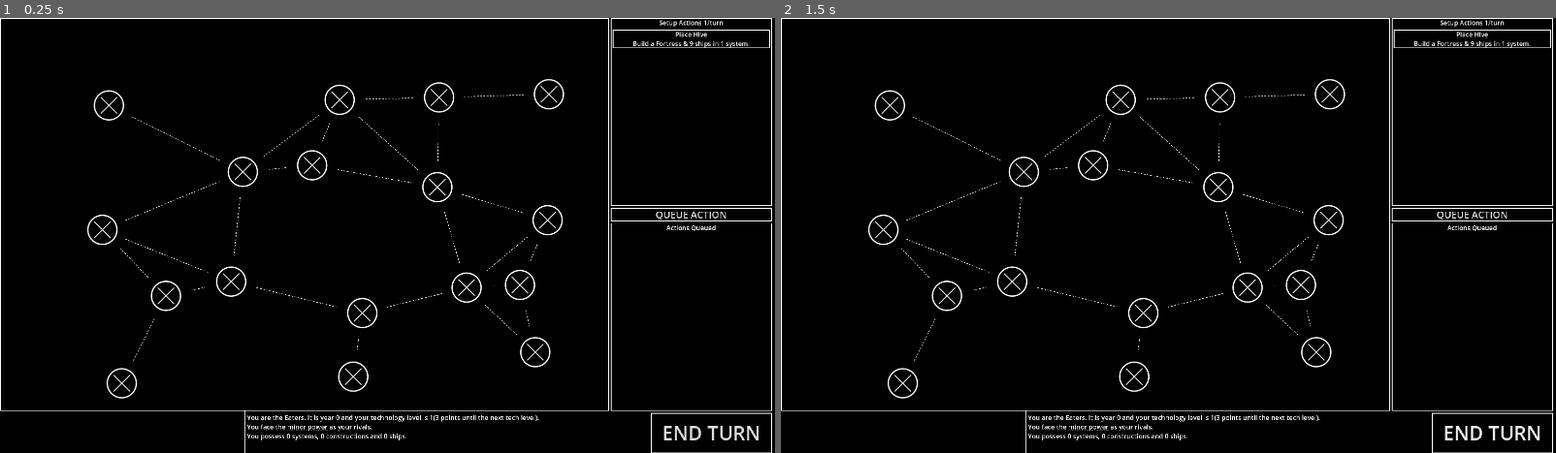
Above: before the commit, frames 1-2 (left to right).
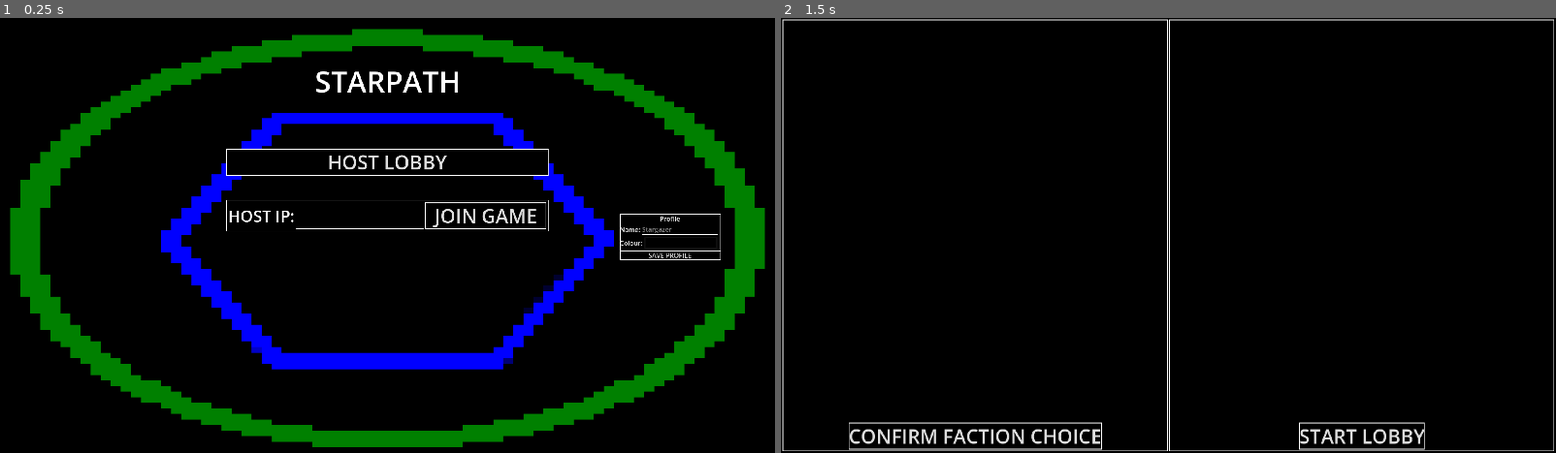
Above: after the commit, the same moments.

Repository: snhumphr/starpath
Game: Godot game, scene res://scenes/main_menu.tscn
Two runs of this game, one before a commit and one after it. Both use one fixed random seed, a clock stepped at 60 frames per second and the inputs below. Before the commit the project starts from res://scenes/game.tscn.
Inputs (mouse positions are in pixels of both pictures, inside the frame that each line leads up to):
- Up to frame 1 (0.25 s): no input
- Up to frame 2 (1.5 s): click (1168, 161) at 0.5 s, where only the run after the commit has a clickable "HOST LOBBY"; click (1494, 431) at 1.25 s, where only the run before the commit has a clickable "END TURN"

The runs differ from the first frame. In frame 1, 22% of the frame differs, in the area x 0-100%, y 0-100%; in frame 2, 6.3%.
Error after the commit: Out of bounds get index '0' (on base: 'PackedStringArray') (res://scripts/main_menu.gd:23)

Commit message:
More work on the lobby

Diff:
--- a/project.godot
+++ b/project.godot
@@ -11,7 +11,7 @@
 [application]
 
 config/name="Starpath"
-run/main_scene="uid://h8xst3bp4yeg"
+run/main_scene="uid://vp4fn1ktcg4l"
 config/features=PackedStringArray("4.5", "GL Compatibility")
 config/icon="uid://dfotnwjc4r6af"
 
--- a/scenes/lobby.tscn
+++ b/scenes/lobby.tscn
@@ -46,7 +46,7 @@
 [node name="Control" type="Control" parent="MarginContainer/HBoxContainer/Factions"]
 layout_mode = 2
 
-[node name="VBoxContainer" type="VBoxContainer" parent="MarginContainer/HBoxContainer/Factions/Control"]
+[node name="FactionsCol" type="VBoxContainer" parent="MarginContainer/HBoxContainer/Factions/Control"]
 layout_mode = 1
 anchors_preset = 15
 anchor_right = 1.0
@@ -88,7 +88,7 @@
 [node name="Control" type="Control" parent="MarginContainer/HBoxContainer/Lobby"]
 layout_mode = 2
 
-[node name="VBoxContainer" type="VBoxContainer" parent="MarginContainer/HBoxContainer/Lobby/Control"]
+[node name="PlayersCol" type="VBoxContainer" parent="MarginContainer/HBoxContainer/Lobby/Control"]
 layout_mode = 1
 anchors_preset = 15
 anchor_right = 1.0
--- a/scenes/main_menu.tscn
+++ b/scenes/main_menu.tscn
@@ -1,10 +1,11 @@
-[gd_scene load_steps=8 format=3 uid="uid://vp4fn1ktcg4l"]
+[gd_scene load_steps=9 format=3 uid="uid://vp4fn1ktcg4l"]
 
 [ext_resource type="Script" uid="uid://cwar85c2nk2fw" path="res://scripts/main_menu.gd" id="1_8ln24"]
 [ext_resource type="StyleBox" uid="uid://dephhdukxnrse" path="res://assets/panels/blackwhite.tres" id="1_l6cm7"]
 [ext_resource type="Texture2D" uid="uid://dfotnwjc4r6af" path="res://assets/Icon.png" id="2_ekxnf"]
 [ext_resource type="StyleBox" uid="uid://ch2885y5mpl7l" path="res://assets/panels/monowhite.tres" id="3_wu84c"]
 [ext_resource type="StyleBox" uid="uid://dpns7fitr3coh" path="res://assets/panels/monoblack.tres" id="4_8ln24"]
+[ext_resource type="PackedScene" uid="uid://dlxi3fppdrr23" path="res://scenes/lobby.tscn" id="6_rtw2f"]
 
 [sub_resource type="StyleBoxFlat" id="StyleBoxFlat_wu84c"]
 bg_color = Color(0, 0, 0, 1)
@@ -261,6 +262,10 @@
 theme_override_styles/focus = ExtResource("1_l6cm7")
 text = "SAVE PROFILE"
 
+[node name="Lobby" parent="." instance=ExtResource("6_rtw2f")]
+visible = false
+layout_mode = 1
+
 [connection signal="pressed" from="MenuBar/VBoxContainer/HostButton" to="." method="_on_host_button_pressed"]
 [connection signal="pressed" from="MenuBar/VBoxContainer/JoinRow/MarginContainer/HBoxContainer/JoinButton" to="." method="_on_join_button_pressed"]
 [connection signal="pressed" from="MenuBar/ProfileBox/VBoxContainer/SaveButton" to="." method="_on_save_button_pressed"]
--- a/scripts/game.gd
+++ b/scripts/game.gd
@@ -82,7 +82,7 @@
 
 	var end_turn_allowed: bool = true
 
-	if self.galaxy.in_setup and self.action_queue.size() == 0:
+	if self.action_queue.size() == 0:
 		end_turn_allowed = false
 	else:
 		for action in self.action_queue:
--- a/scripts/lobby.gd
+++ b/scripts/lobby.gd
@@ -2,4 +2,15 @@
 
 func init() -> void:
 
+	#multiplayer = new_multiplayer
+
+	print(multiplayer.is_server())
+	print(multiplayer.get_unique_id())
+
+@rpc("any_peer", "call_local", "reliable")
+func add_player() -> void:
 	pass
+
+@rpc("any_peer", "call_local", "reliable")
+func set_player(new_faction_id: Faction.FACTION_IDS = Faction.FACTION_IDS.NONE, new_name: String = "", r: float = 99.0, g: float = 99.0, b: float = 99.0) -> void:
+	pass
--- a/scripts/main_menu.gd
+++ b/scripts/main_menu.gd
@@ -3,6 +3,7 @@
 var current_profile: Dictionary
 @onready var JoinRow: PanelContainer = self.get_node("MenuBar/VBoxContainer/JoinRow")
 @onready var ProfileBox: PanelContainer = self.get_node("MenuBar/ProfileBox")
+@onready var Lobby: Control = self.get_node("Lobby")
 
 const PORT: int = 7653
 const PROFILE_PATH = "user://profile.json"
@@ -59,11 +60,8 @@
 func swap_to_lobby() -> void:
 
 	self.get_node("MenuBar").set_visible(false)
-
-	var lobby_scene = load("res://scenes/queued_action.tscn")
-	var instance = lobby_scene.instantiate()
-	instance.init()
-	self.add_child(instance)
+	self.Lobby.set_visible(true)
+	self.Lobby.init()
 
 func _on_save_button_pressed() -> void:
 
@@ -88,9 +86,11 @@
 		var peer = ENetMultiplayerPeer.new()
 		peer.create_client(self.join_IP, PORT)
 		multiplayer.multiplayer_peer = peer
+		self.swap_to_lobby()
 
 func _on_host_button_pressed() -> void:
 	var peer: ENetMultiplayerPeer = ENetMultiplayerPeer.new()
 	var max_connections: int = 6 #TODO: placeholder value; not sure if 6 players works properly right now
 	peer.create_server(PORT, max_connections)
 	multiplayer.multiplayer_peer = peer
+	self.swap_to_lobby()
